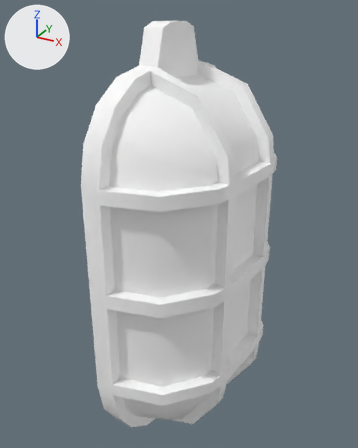
Two versions of the FBX model Flicker/Assets/Assets/Meshes/Enviroment/SM_I_FlushLight.fbx, one commit apart.
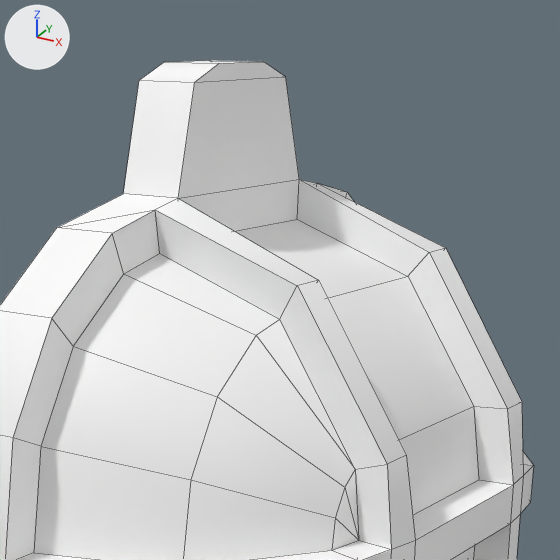
Each version appears first whole from a 50 mm camera at (-3.1164, 0.128, 0.4308) aimed at (-3.2197, 0.3157, 0.3369), and next in a close-up on the part from 27% to 80% of the width and 0% to 42% of the height. The lights are fixed; the arrows at upper left show +X, +Y and +Z. The close-ups show mesh edges as thin lines. Where no turn or scale is listed for an object, it has been applied to the vertices.

The scene before the commit, as lines of its bpy script (objects in view):
```python
me_mesh = bpy.data.meshes.new('Mesh')
me_mesh.from_pydata(...)  # 240 vertices, 241 faces; spans x -3.235..-3.182, y 0.265..0.37, z 0.231..0.425
me_mesh.materials.append(mat_uvmaterial)  # its picture is missing
# before: 116 (-3.222, 0.303, 0.403), 132 (-3.222, 0.302, 0.409) at pixel (178, 198), 174 (-3.219, 0.332, 0.403) at pixel (297, 219), 190 (-3.219, 0.332, 0.409) at pixel (299, 179), 234 (-3.222, 0.306, 0.423) at pixel (194, 82)
# before: 235 (-3.219, 0.328, 0.423) at pixel (285, 76), 238 (-3.221, 0.312, 0.425) at pixel (219, 63), 239 (-3.22, 0.323, 0.425) at pixel (263, 61)
ob_oval_flush_light = bpy.data.objects.new('Oval_Flush_Light', me_mesh)
ob_oval_flush_light.location = (0.0, 0.0, 0.0)
```
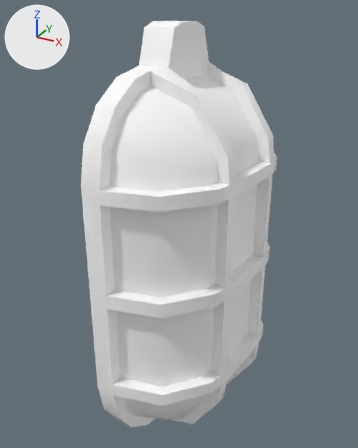
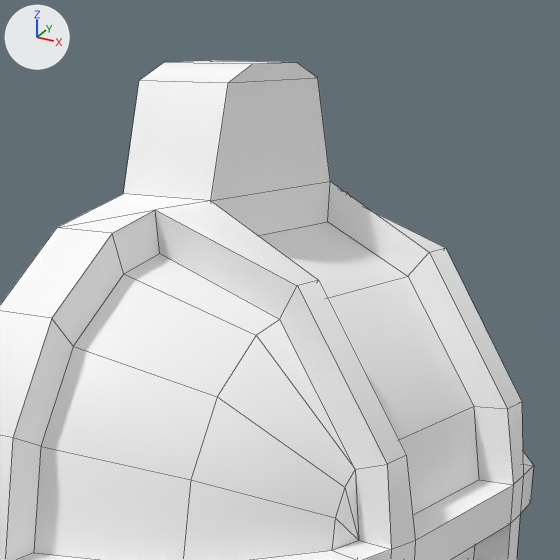
Where the change shows, as pixel boxes [x1, y1, x2, y2] in the close-ups (560 x 560 px; the box of a moved part takes in the faces that stretch with it):
```json
{"part": 1, "of": "me_mesh", "change": "moved or reshaped", "before": [59, 61, 445, 298], "after": [59, 61, 445, 298]}
```

The change, as JSON lines over the scene's bpy script:
```json
{"block": "me_mesh", "where": "me_mesh.from_pydata(...)  # 240 vertices, 241 faces; spans x -3.235..-3.182, y 0.265..0.37, z 0.231..0.425"}
{"block": "me_mesh", "where": "# used by ob_oval_flush_light; location = (0.0, 0.0, 0.0)"}
{"block": "me_mesh", "change": "me_mesh part 1"}
{"op": "add", "block": "me_mesh", "code": "for i in [116, 132, 174, 190, 234, 235, 238, 239]: me_mesh.vertices[i].co += Vector((0.005, -0.001, 0.0))"}
```
